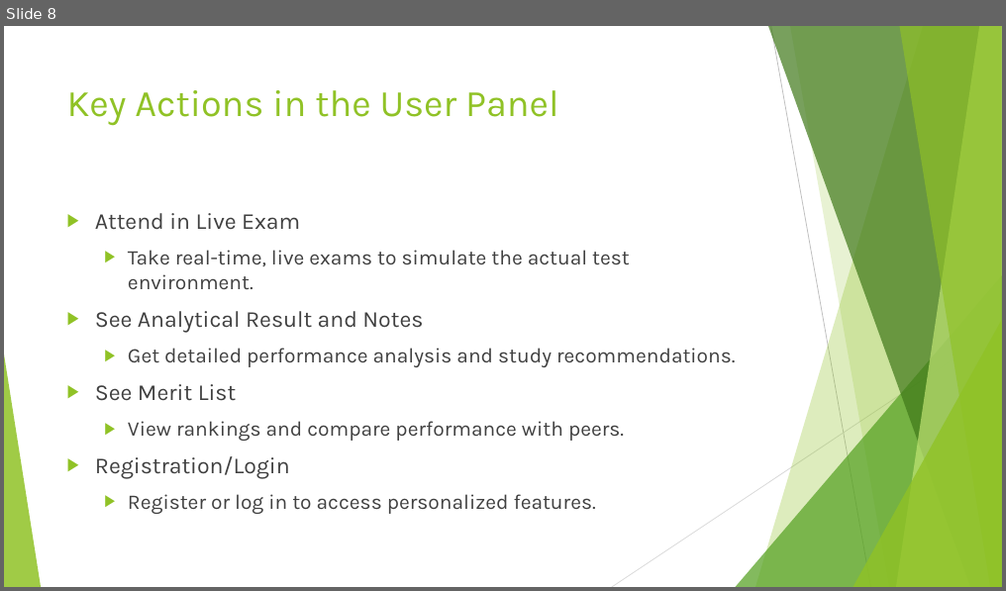
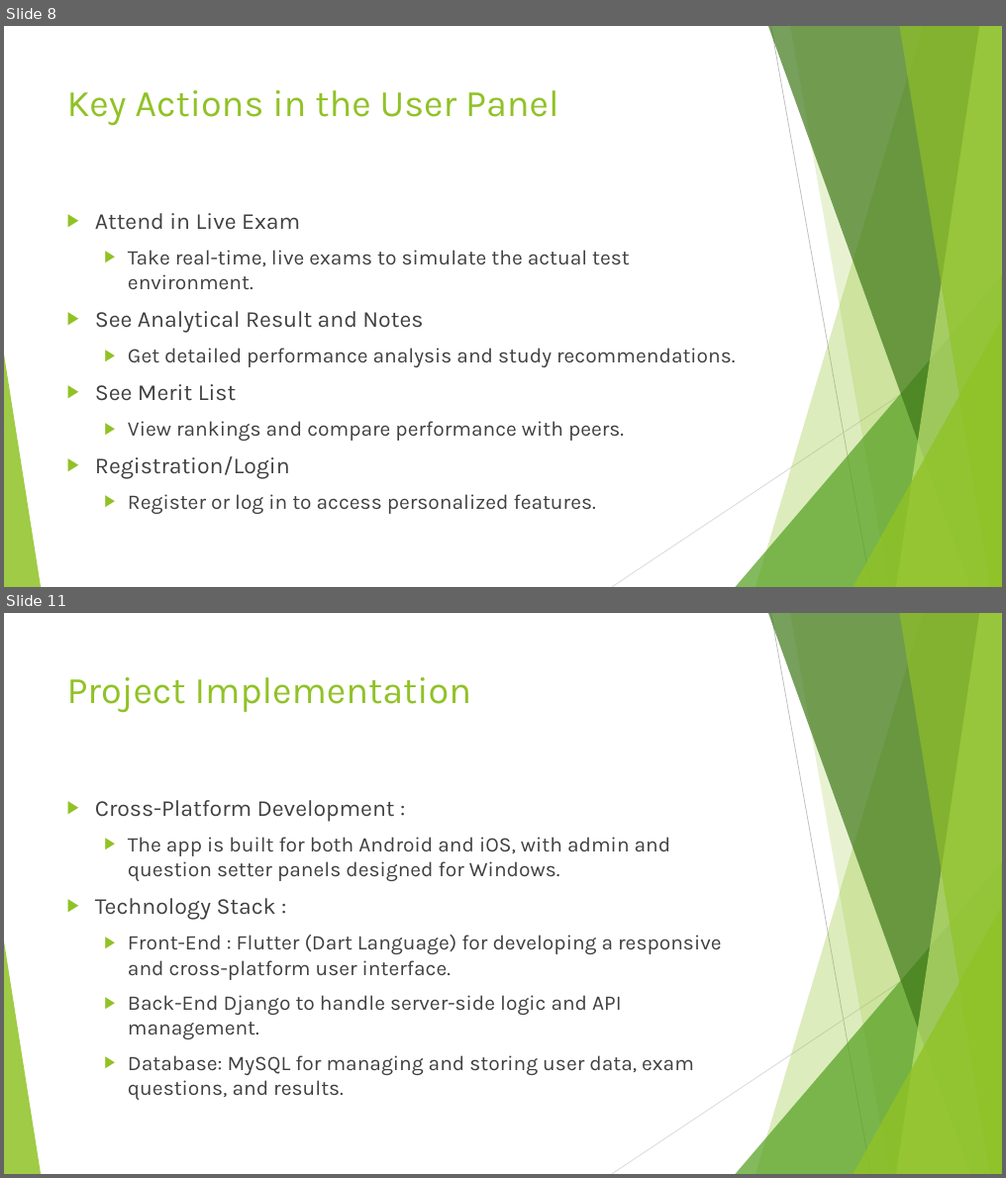
Before and after one commit to nahidulislamshakin/EduAssess360-Project-Plan-Presentation, a slide deck: Project Plan Presentation.pptx. Shown one above the other, each under a label of ours: slide 8 before the commit, slides 8 and 11 after it; the slides between them are not shown. The pictures are 1006x591 and 1006x1178 pixels, drawn with LibreOffice and Linux fonts; fonts in the diff are those of the drawing. Boxes give left, top, right and bottom in pixels: in the first picture for what was removed or moved away, otherwise in the second. Text is boxed around its words. In the diff, an @@ line names an element or a change of style, - is before the commit and + after.

```diff
--- a/Project Plan Presentation.pptx
+++ b/Project Plan Presentation.pptx
@@ slide 11 added at [4,613,1002,1174], background #FFFFFF; not listed: 10 template elements that a slide beside it also shows @@
@@ title added at [67,677,471,713], 36 pt, text #90C226 @@
+Project Implementation
@@ text added at [95,800,722,1100], 20 pt, text #404040 @@
+▶ Cross-Platform Development :
+  ▶ The app is built for both Android and iOS, with admin and question setter panels designed for Windows.
+▶ Technology Stack :
+  ▶ Front-End : Flutter (Dart Language) for developing a responsive and cross-platform user interface.
+  ▶ Back-End Django to handle server-side logic and API management.
+  ▶ Database: MySQL for managing and storing user data, exam questions, and results.
```
Also in this commit, not shown: 1 slide changed, 4 other slides added.
